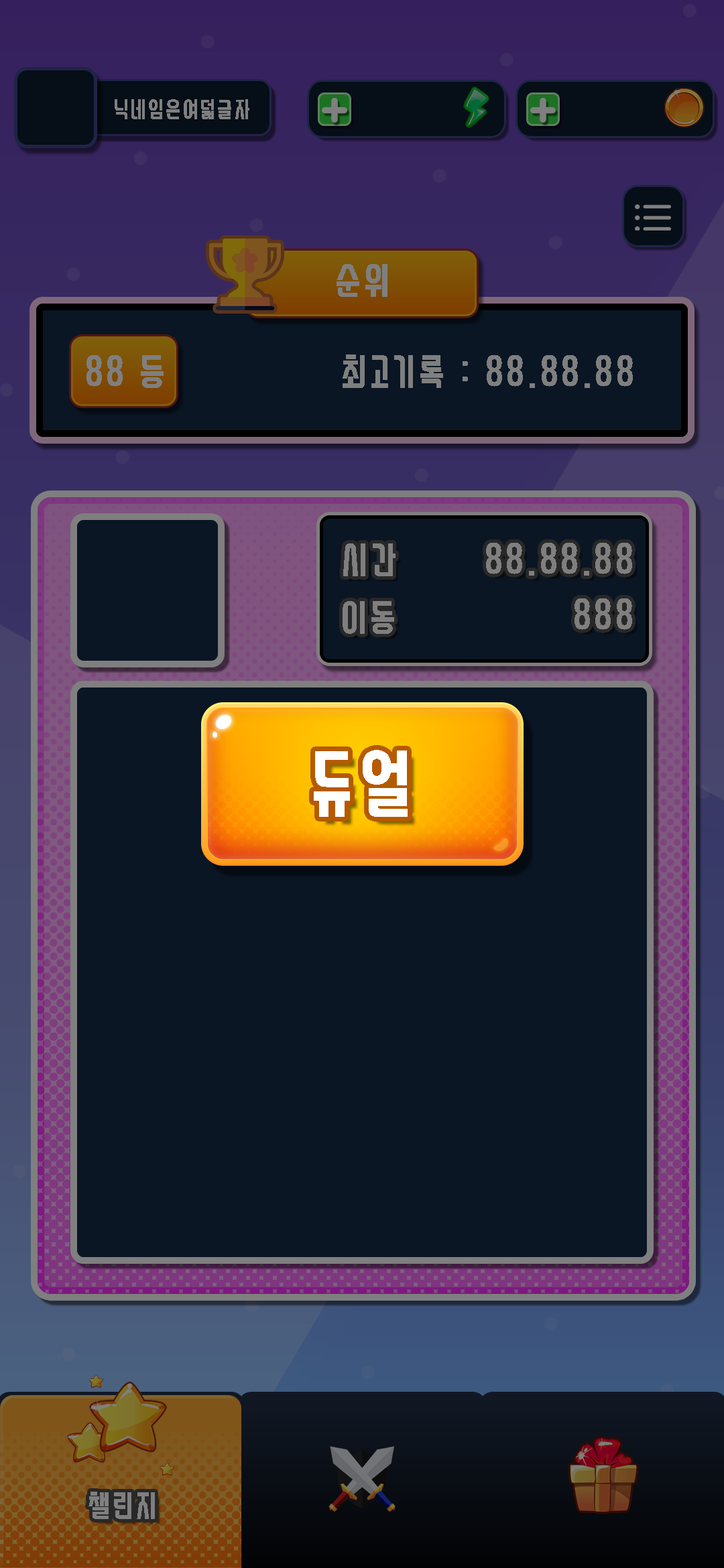
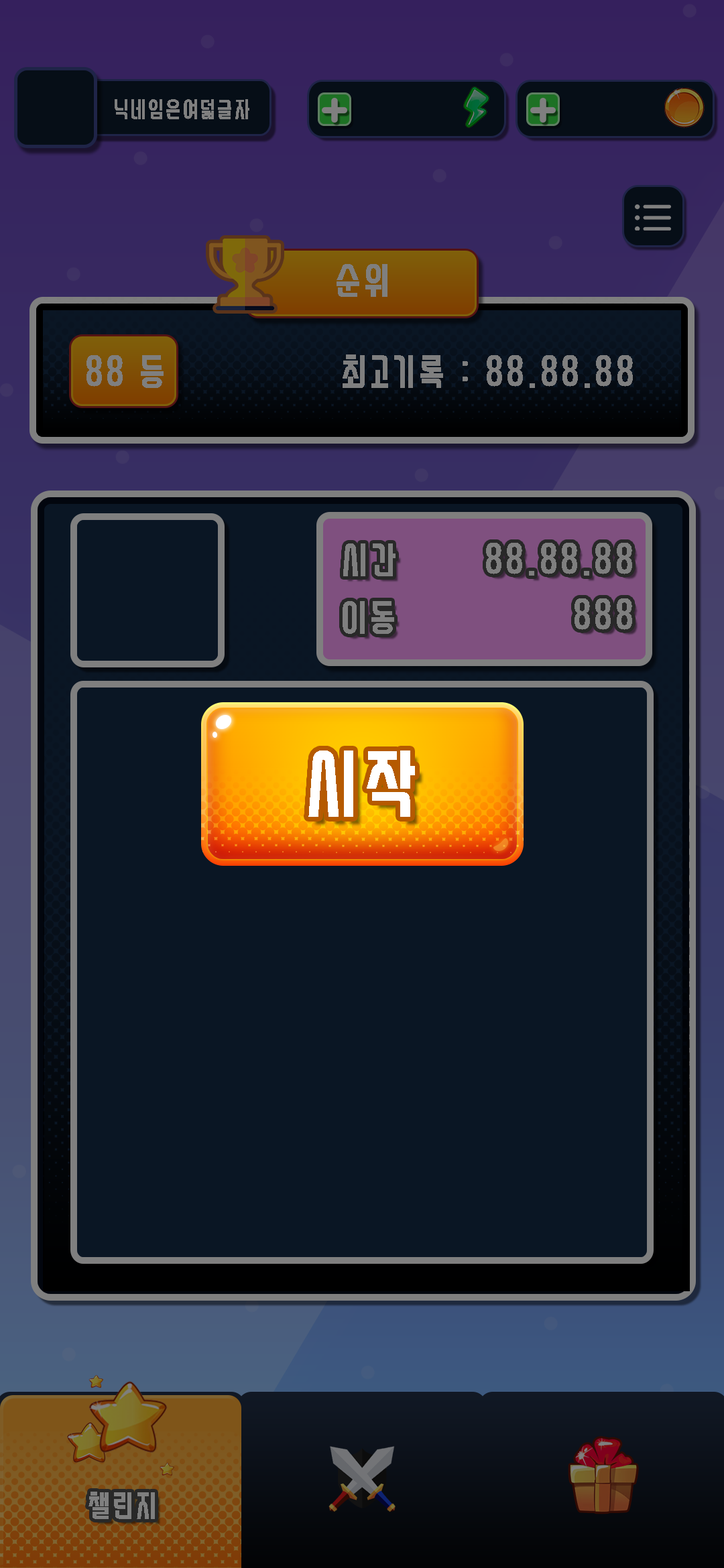
Layers edited between the first and the second 724x1568 image:
removed group "GameStart" (2 layers) over [29, 296, 696, 1301]
removed layer "PlayButton" from group "GameStart" over [201, 702, 534, 878]
removed layer "GameStartBG" (was darken, 50%) from group "GameStart" over [29, 296, 696, 1301]
added group "GameStartButton" (1st of 2) with 1 layers above "Profile" over [29, 296, 696, 1301]
added layer "GameStartButton" (2nd of 2, in "GameStartButton") in group "GameStartButton" over [29, 296, 696, 1301]
removed layer "trophy" from group "Rank" over [205, 296, 218, 304]
added layer "TrophyIcon" in group "Rank" over [209, 296, 218, 304]
painted on "RankFrame" (2nd of 2, in "Rank") over [29, 296, 695, 444]
added group "UIBoard" with 5 layers above "GameBoard" over [316, 511, 659, 675]
moved "MoveCountText" into group "UIBoard" over [570, 595, 638, 636]
moved "TimerText" into group "UIBoard" over [482, 539, 638, 582]
moved "TimeText" into group "UIBoard" over [339, 540, 402, 583]
moved "MoveText" into group "UIBoard" over [339, 597, 401, 640]
moved "UIFrame" into group "UIBoard", painted on it over [316, 511, 659, 675]
painted on "GameBoardFrame" over [36, 497, 696, 1301]
